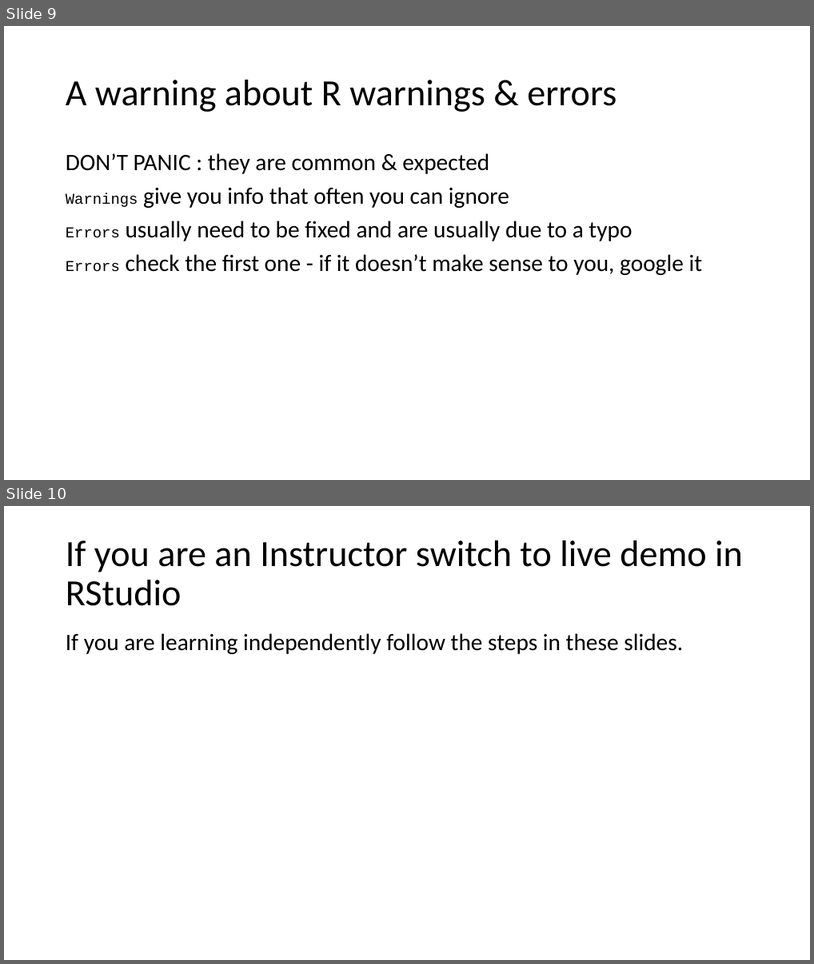
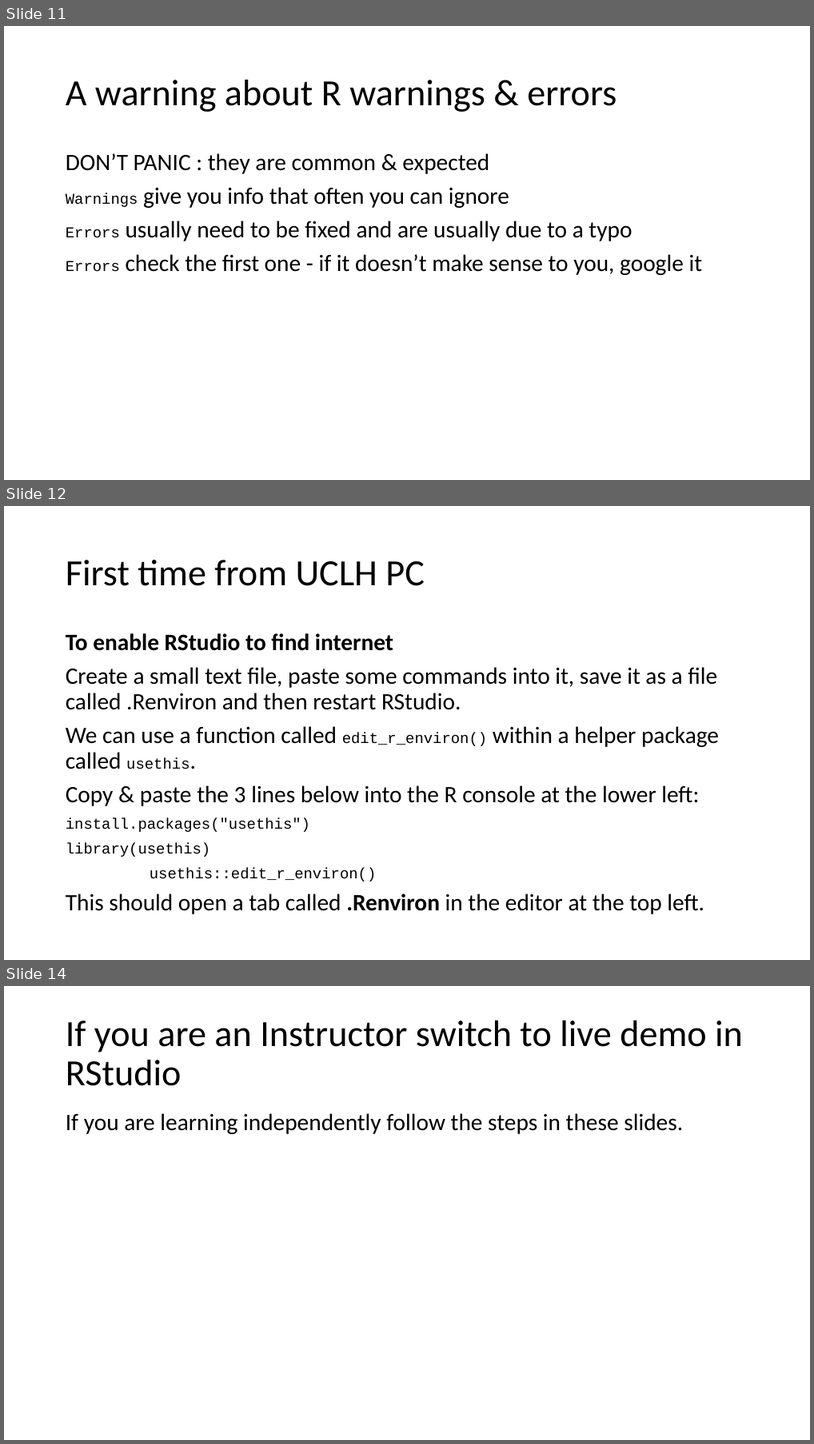
Before and after one commit to uclh-criu/learning-datascience, a slide deck: sessions/1-R-taster.pptx. Shown one above the other, each under a label of ours: slides 9 and 10 before the commit, slides 11, 12 and 14 after it; the slides between them are not shown. The pictures are 814x964 and 814x1444 pixels, drawn with LibreOffice and Linux fonts; fonts in the diff are those of the drawing. Boxes give left, top, right and bottom in pixels: in the first picture for what was removed or moved away, otherwise in the second. Text is boxed around its words. In the diff, an @@ line names an element or a change of style, - is before the commit and + after.

```diff
--- a/sessions/1-R-taster.pptx
+++ b/sessions/1-R-taster.pptx
@@ slide 12 added at <box>4,506,810,960</box>, background #FFFFFF @@
@@ title added at <box>66,560,424,586</box>, 44 pt, text #000000 @@
+First time from UCLH PC
@@ text added at <box>66,633,719,914</box>, 28 pt, text #000000 @@
+To enable RStudio to find internet
+Create a small text file, paste some commands into it, save it as a file called .Renviron and then restart RStudio.
+We can use a function called edit_r_environ() within a helper package called usethis.
+Copy & paste the 3 lines below into the R console at the lower left:
+install.packages("usethis")
+library(usethis)
+usethis::edit_r_environ()
+This should open a tab called .Renviron in the editor at the top left.
@@ what was slide 9 is now slide 11 @@
@@ what was slide 10 is now slide 14 @@
```
Also in this commit, not shown: 1 slide changed, 3 other slides added, 8 other files.
